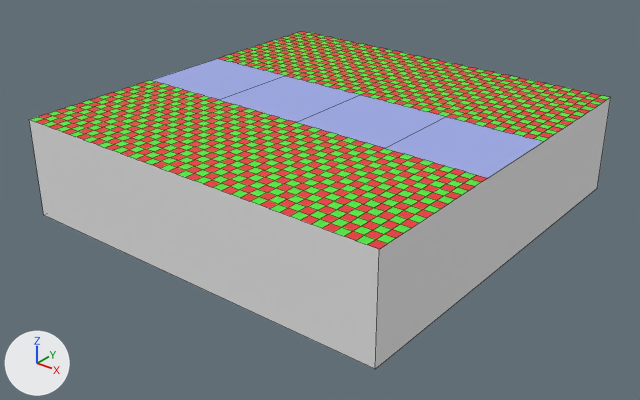
What one commit did to the FBX model basis.fbx.
One viewpoint serves both versions: a 50 mm camera at (50.0, -64.0, 29.4) aimed at (0.5, -2.1, -8.9). The axes (+X, +Y, +Z) are drawn at lower left. The lights are the same throughout. Mesh edges are drawn as thin lines. Where no turn or scale is listed for an object, it has been applied to the vertices.
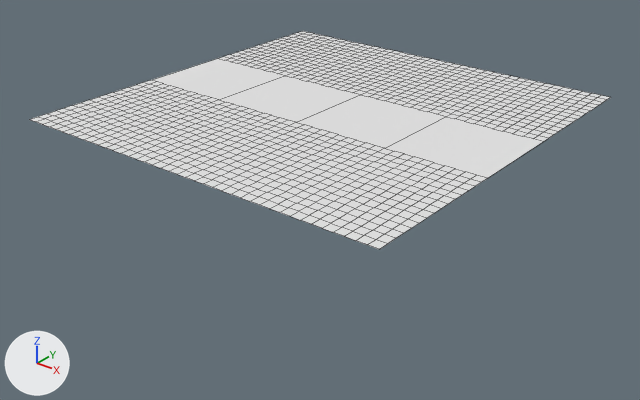
Where the newer file only moved an object's origin or applied its transform, the numbers keep the older frame.

What differs and where, as boxes [x1, y1, x2, y2] in the pictures (640 x 400 px):
'Cube', recoloured, reshaped (35% shorter): before [29, 31, 611, 369]; after [29, 31, 611, 249]
part 1 of me_cube, deleted: before [29, 98, 611, 369]

The change, as a diff of the scene's bpy script:
```diff
--- a/basis.fbx.py
+++ b/basis.fbx.py
@@ mat_langelis1 @@
 mat_langelis1 = principled_material('langelis1')
-mat_langelis1.base_color = (0.0707, 0.8, 0.0433)  # green #4be73b
+mat_langelis1.base_color = (0.8, 0.8, 0.8)  # white #e7e7e7
 mat_langelis1.roughness = 0.69
@@ mat_langelis2 @@
 mat_langelis2 = principled_material('langelis2')
-mat_langelis2.base_color = (0.8, 0.0347, 0.0425)  # red #e7343a
+mat_langelis2.base_color = (0.8, 0.8, 0.8)  # white #e7e7e7
 mat_langelis2.roughness = 0.69
@@ mat_takas @@
 mat_takas = principled_material('takas')
-mat_takas.base_color = (0.346, 0.406, 0.8)  # blue #9fabe7
+mat_takas.base_color = (0.8, 0.8, 0.8)  # white #e7e7e7
 mat_takas.roughness = 0.69
@@ me_cube @@
 # used by ob_cube; location = (0.0, 0.0, -5.0)
-me_cube.from_pydata(...)  # 1316 vertices, 1209 faces; spans x -20.0..20.0, y -20.0..20.0, z -5.0..5.0
-me_cube.materials.append(mat_material)  # white #e7e7e7
+me_cube.from_pydata(...)  # 1312 vertices, 1204 faces; spans x -20.0..20.0, y -20.0..20.0, z 5.0
+# me_cube part 1
+# 4 vertices are removed from x -20.0..20.0, y -20.0..20.0, z -5.0
+# 5 faces are deleted
 me_cube.materials.append(mat_langelis1)
```
